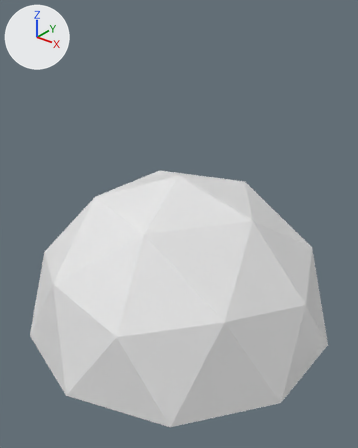
Two versions of the OBJ model models/ovni_cima.obj, one commit apart.
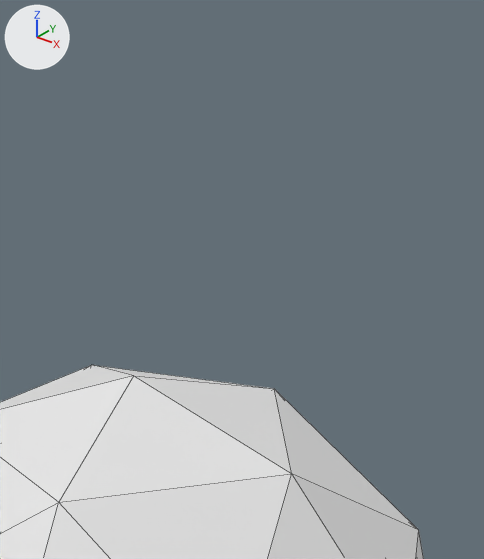
Each version appears first whole from a camera (50 mm lens) standing at (1.77, -2.22, 2.15) and looking at (0.06, -0.08, 0.82), and next in a close-up on the part from 33% to 96% of the width and 0% to 58% of the height. The lights are fixed; the arrows at upper left show +X, +Y and +Z. The close-ups show mesh edges as thin lines. Where no turn or scale is listed for an object, it has been applied to the vertices.

The scene before the commit, as lines of its bpy script (objects in view):
```python
me_icosphere = bpy.data.meshes.new('Icosphere')
me_icosphere.from_pydata(...)  # 26 vertices, 40 faces; spans x -0.95..0.95, y -1.0..1.0, z 0.1..1.1
ob_icosphere = bpy.data.objects.new('Icosphere', me_icosphere)
ob_icosphere.location = (0.0, 0.0, 0.0)
```
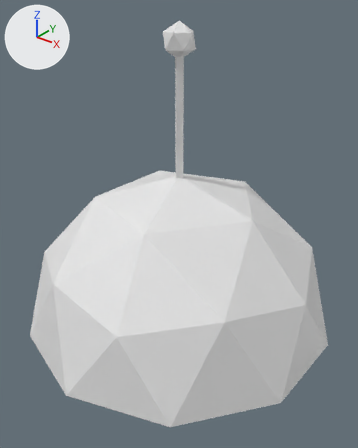
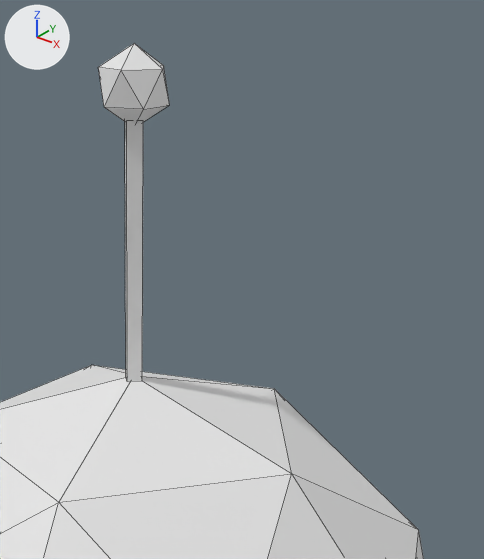
Edits to the bpy script that builds the scene:
```text
Change me_icosphere:
    where me_icosphere.from_pydata(...)  # 26 vertices, 40 faces; spans x -0.95..0.95, y -1.0..1.0, z 0.1..1.1
    used by ob_icosphere; location = (0.0, 0.0, 0.0)
    verts and faces of me_icosphere; kept vertices keep their numbers, new ones are numbered from 26
    me_icosphere part 1: a new loose piece, an icosphere of 20 faces spanning x -0.09..0.09, y -0.09..0.09, z 1.77..1.97
    me_icosphere part 2
    add verts[26] = (0.0, -0.03, 1.09)  # pixel (127, 381)
    add verts[27] = (0.0, -0.03, 1.79)  # pixel (126, 120)
    add verts[28] = (-0.03, 0.0, 1.09)  # pixel (125, 376)
    add verts[29] = (-0.03, 0.0, 1.79)
    add for new, old in zip([*range(30, 34)], [*range(26, 30)]): verts[new] = verts[old] + (0.03, 0.03, 0.0)
    add faces += [(30, 32, 33, 31), (26, 30, 31, 27), (27, 31, 33, 29), (26, 27, 29, 28), (28, 29, 33, 32), (26, 28, 32, 30)]
```

Pixel boxes [x1, y1, x2, y2] of what changed, in the close-ups (484 x 559 px):
'Icosphere', reshaped
    before: [0, 365, 424, 559]
    after: [0, 43, 424, 559]
part 1 of me_icosphere, added
    after: [98, 43, 169, 123]
part 2 of me_icosphere, added
    after: [125, 120, 143, 382]
